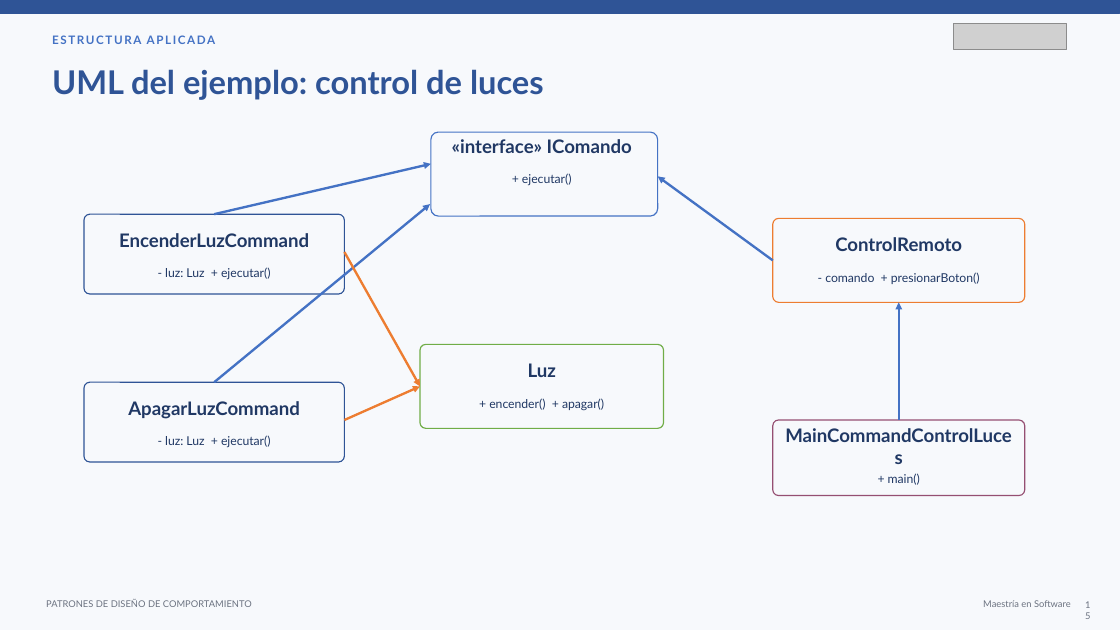
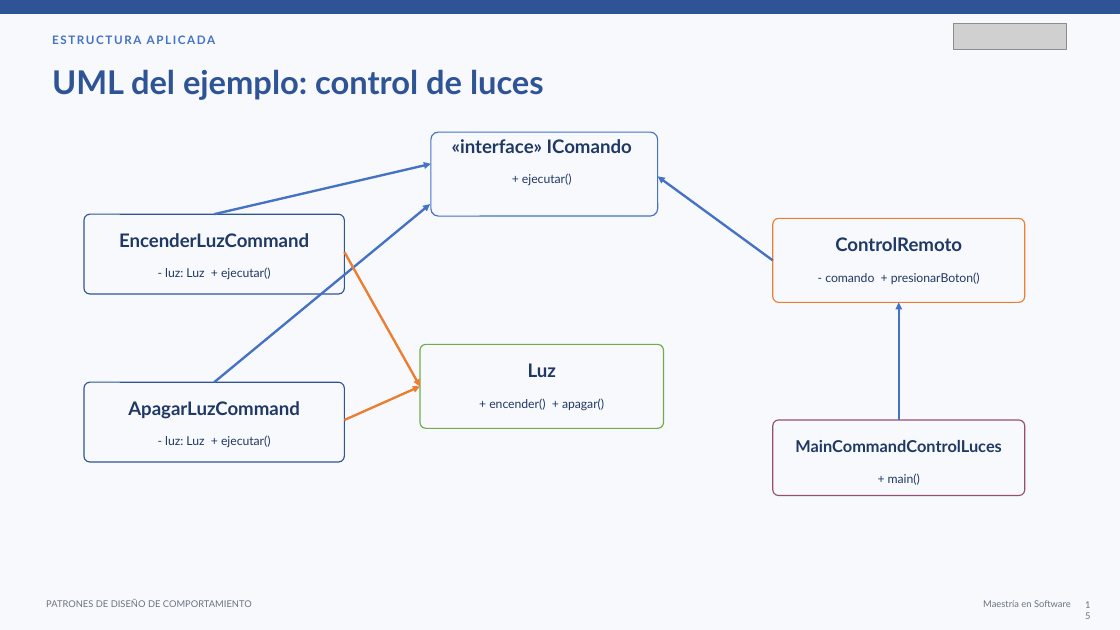
Before and after one commit to carytnas/PDS_Actividad03_Grupo02, a slide deck: slide 15 of documentacion/PDS_Actividad03_Grupo02.pptx. Drawn at 1120x630 pixels with LibreOffice and Linux fonts; fonts in the diff are those of the drawing; grey boxes stand for pictures. Boxes give left, top, right and bottom in pixels: in the first picture for what was removed or moved away, otherwise in the second. Text is boxed around its words. In the diff, an @@ line names an element or a change of style, - is before the commit and + after.

```diff
--- a/documentacion/PDS_Actividad03_Grupo02.pptx
+++ b/documentacion/PDS_Actividad03_Grupo02.pptx
@@ text "MainCommandControlLuces" at [795,440,1001,452]: size 16 to 14 pt @@
```
Also in this commit, not shown: 4 other slides changed.
